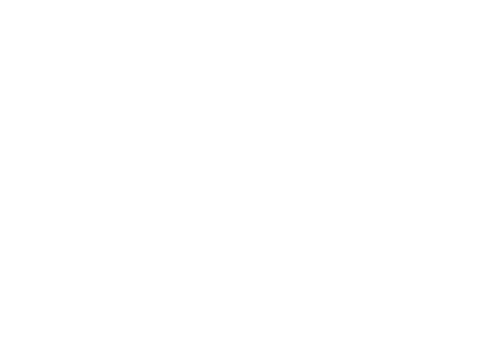
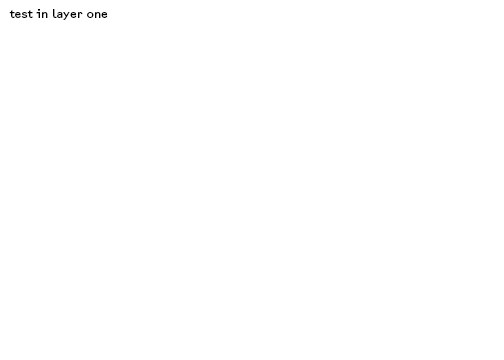
Comparing the layer stacks of the two 504 × 360 images. Changes:
added layer "test in layer one" above "Background" over [9, 9, 108, 20]
